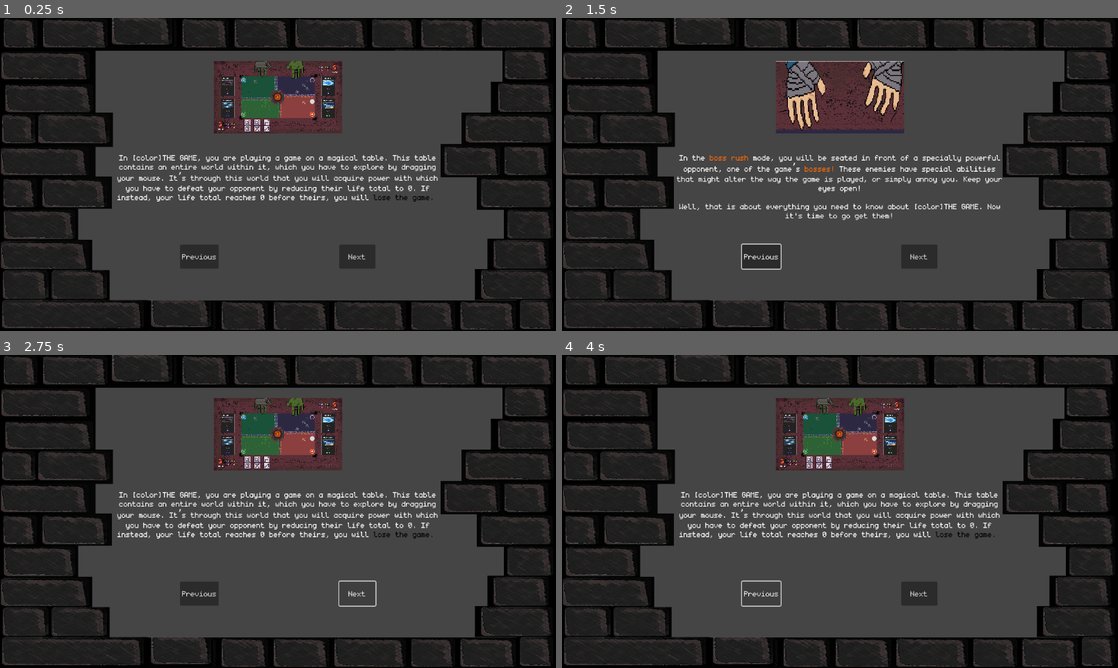
Above: before the commit, frames 1-4 (two rows, left to right).
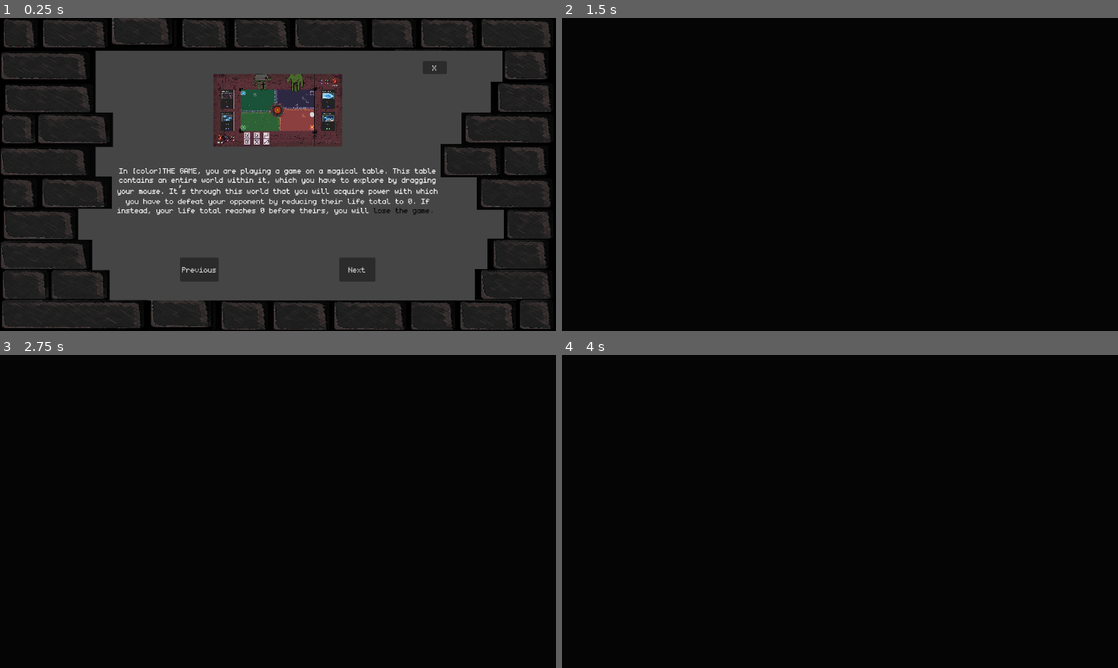
Above: after the commit, the same moments.

Repository: Juanxpeke/GD-BR2024
Game: Godot game, scene res://Core/GUI/Tutorial/Tutorial.tscn
The game is run twice, just before and just after one commit, with the same random seed, the same clock (stepped at 60 frames per second) and the same inputs. This scene is started directly instead of the project's main scene. Sound files missing from this copy of the repository are replaced by a short silence.
Inputs (mouse positions are in pixels of both pictures, inside the frame that each line leads up to):
- Up to frame 1 (0.25 s): no input
- Up to frame 2 (1.5 s): click "Previous" at 0.5 s; click (995, 68) at 1.25 s, where only the run after the commit has a clickable "X"
- Up to frame 3 (2.75 s): click (355, 592) at 2 s, where only the run before the commit has a clickable "Next"
- Up to frame 4 (4 s): click (917, 592) at 2.75 s, where only the run before the commit has a clickable "Next"; click (762, 592) at 3.5 s, where only the run before the commit has a clickable "Previous"

The runs differ from the first frame. In frame 1, 8.5% of the frame differs, in the area x 21-81%, y 13-85%; in frame 2, 79%; in frame 3, 80%, in the area x 0-100%, y 0-100%; in frame 4, 80%.

Commit message:
Added extra art and polished some tutorial images

Diff:
--- a/Core/GUI/Tutorial/Tutorial.tscn
+++ b/Core/GUI/Tutorial/Tutorial.tscn
@@ -10,7 +10,8 @@
 [ext_resource type="Texture2D" uid="uid://b8rxhfkb3id0u" path="res://Core/GUI/Tutorial/TutorialPictures/hand_of_dominos.png" id="6_nbtd8"]
 [ext_resource type="Texture2D" uid="uid://bi441d4a07suw" path="res://Core/GUI/Tutorial/TutorialPictures/Skillcards.png" id="7_u2s4f"]
 [ext_resource type="Texture2D" uid="uid://77l8hqqghe6x" path="res://Core/GUI/Tutorial/TutorialPictures/glowing_portal.PNG" id="8_0obun"]
-[ext_resource type="Texture2D" uid="uid://bd5m2x3okwvys" path="res://Core/GUI/Tutorial/TutorialPictures/timmy_hands.PNG" id="9_hxf0d"]
+[ext_resource type="Texture2D" uid="uid://buqa3gxqkvifl" path="res://Core/GUI/Tutorial/TutorialPictures/Skillcards image.PNG" id="8_c2oee"]
+[ext_resource type="Texture2D" uid="uid://cult28inkqnjm" path="res://Core/GUI/Tutorial/TutorialPictures/hands_rogue.png" id="9_376q4"]
 
 [sub_resource type="Resource" id="Resource_qhsx6"]
 script = ExtResource("2_108x0")
@@ -51,6 +52,7 @@
 script = ExtResource("2_108x0")
 panel_text = "[center]Each player has access to a maximum of two spell cards at a time, and can cast as many spells as  …(262 unchanged characters)…
 "
+panel_image = ExtResource("8_c2oee")
 
 [sub_resource type="Resource" id="Resource_r3avx"]
 script = ExtResource("2_108x0")
@@ -62,7 +64,7 @@
 panel_text = "[center]In the [color=#fa6a0a]boss rush[/color] mode, you will be seated in front of a specially powerful …(183 unchanged characters)…
 
 Well, that is about everything you need to know about [color]THE GAME. Now it's time to go get them!"
-panel_image = ExtResource("9_hxf0d")
+panel_image = ExtResource("9_376q4")
 
 [node name="Tutorial" type="Control"]
 layout_mode = 3
@@ -106,6 +108,13 @@
 layout_mode = 2
 theme_override_constants/separation = 0
 
+[node name="ExitButton" type="Button" parent="Background/MarginContainer/VBoxContainer2"]
+unique_name_in_owner = true
+custom_minimum_size = Vector2(50, 25)
+layout_mode = 2
+size_flags_horizontal = 8
+text = "X"
+
 [node name="VBoxContainer" type="VBoxContainer" parent="Background/MarginContainer/VBoxContainer2"]
 layout_mode = 2
 size_flags_vertical = 0
@@ -113,7 +122,7 @@
 
 [node name="Texture" type="TextureRect" parent="Background/MarginContainer/VBoxContainer2/VBoxContainer"]
 unique_name_in_owner = true
-custom_minimum_size = Vector2(266, 150)
+custom_minimum_size = Vector2(267, 150)
 layout_mode = 2
 size_flags_horizontal = 4
 size_flags_vertical = 4
--- a/Core/GUI/Tutorial/tutorial.gd
+++ b/Core/GUI/Tutorial/tutorial.gd
@@ -8,11 +8,13 @@
 @onready var label := %Label
 @onready var previous_button = %Previous
 @onready var next_button = %Next
+@onready var exit_button = %ExitButton
 
 #Private
 func _ready() -> void:
 	previous_button.pressed.connect(set_previous_panel)
 	next_button.pressed.connect(set_next_panel)
+	exit_button.pressed.connect(close_tutorial)
 	print(tutorial_panels.size())
 	_init_node()
 
@@ -22,16 +24,22 @@
 
 # Sets the next tutorial panel
 func set_next_panel() -> void:
-	current_panel +=1
-	if current_panel >= tutorial_panels.size():
-		self.queue_free()
+	if current_panel == tutorial_panels.size() - 1:
+		return
 	else:
+		current_panel += 1
 		texture.texture = tutorial_panels[current_panel].panel_image
 		label.text = tutorial_panels[current_panel].panel_text
 
 
 # Sets the previous tutorial panel
 func set_previous_panel() -> void:
-	current_panel -= 1
-	texture.texture =tutorial_panels[current_panel].panel_image
-	label.text = tutorial_panels[current_panel].panel_text
+	if current_panel == 0:
+		pass
+	else:
+		current_panel -= 1
+		texture.texture =tutorial_panels[current_panel].panel_image
+		label.text = tutorial_panels[current_panel].panel_text
+
+func close_tutorial() -> void:
+	queue_free()
Binary file removed: Assets/CustomPixelArt/Experiments/hands_rogue.png
Not shown: 1 places in Core/GUI/Tutorial/Tutorial.tscn that only renumber resources
Binary file changed: Core/GUI/Tutorial/TutorialPictures/ManaSprites.png
Binary file changed: Core/GUI/Tutorial/TutorialPictures/RuneDominos.PNG
Binary file added: Core/GUI/Tutorial/TutorialPictures/Skillcards image.PNG
Binary file added: Core/GUI/Tutorial/TutorialPictures/hands_rogue.png
Binary file removed: Core/GUI/Tutorial/TutorialPictures/timmy_hands.PNG
Not shown: 1 places in Core/World/BackgroundBoard/background_board.tres that only renumber resources
